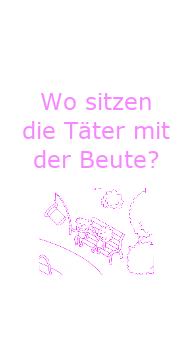
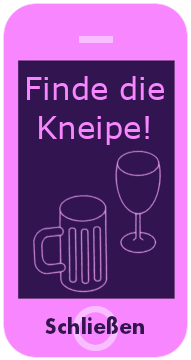
Layer changes from the first (191, 360) image to the second:
removed layer "fernando fishers" over bbox(23, 93, 170, 275)
added layer "finde die kneipe" above "phone" over bbox(27, 76, 164, 293)
showed "phone" over bbox(3, 3, 188, 358)
